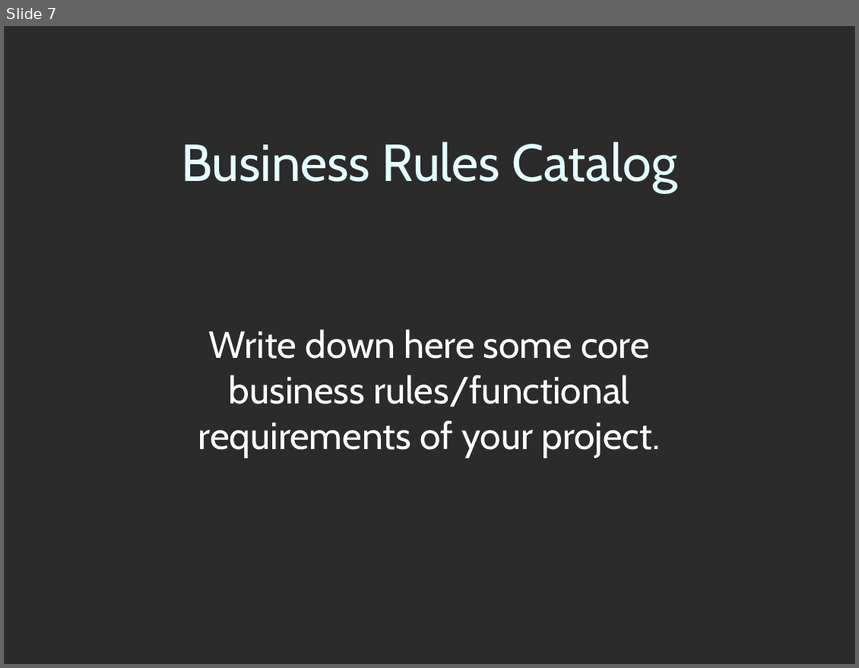
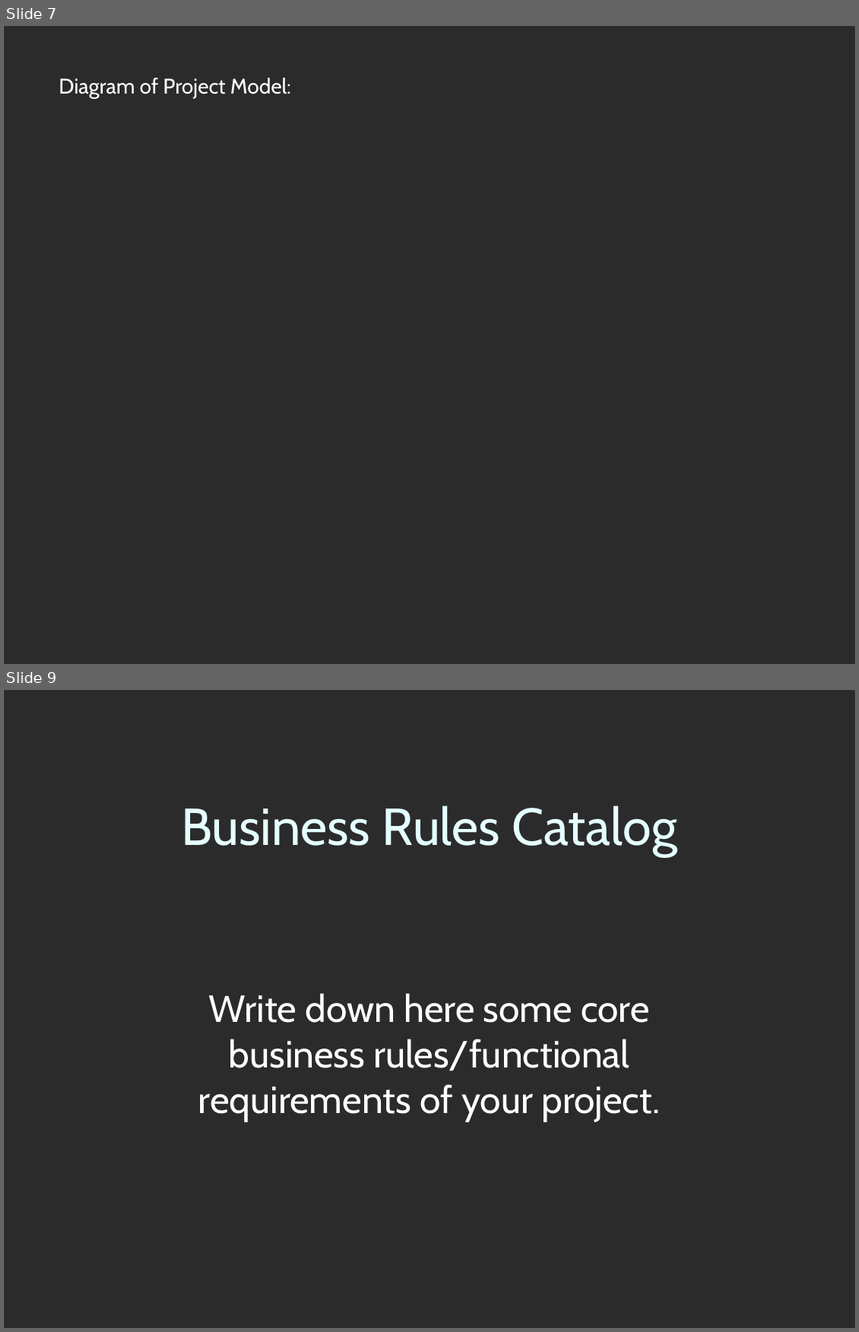
Before and after one commit to alihussainia/Spam-Email-Classification-Project, a slide deck: CS619_Project/FinalDeliverables/3-SamplePresentation.ppt. Shown one above the other, each under a label of ours: slide 7 before the commit, slides 7 and 9 after it; the slides between them are not shown. The pictures are 859x668 and 859x1332 pixels, drawn with LibreOffice and Linux fonts; fonts in the diff are those of the drawing; background and template pictures are left out; a plain dark background stands for a picture behind light text. Boxes give left, top, right and bottom in pixels: in the first picture for what was removed or moved away, otherwise in the second. Text is boxed around its words. In the diff, an @@ line names an element or a change of style, - is before the commit and + after.

```diff
--- a/CS619_Project/FinalDeliverables/3-SamplePresentation.ppt
+++ b/CS619_Project/FinalDeliverables/3-SamplePresentation.ppt
@@ slide 7 added at (4,26,855,664), background picture (left out) @@
@@ text added at (59,78,291,98), 18 pt, text #FFFFFF @@
+Diagram of Project Model:
@@ what was slide 7 is now slide 9 @@
```
Also in this commit, not shown: 6 slides changed, 4 other slides added, 3 slides removed, 1 other file.
